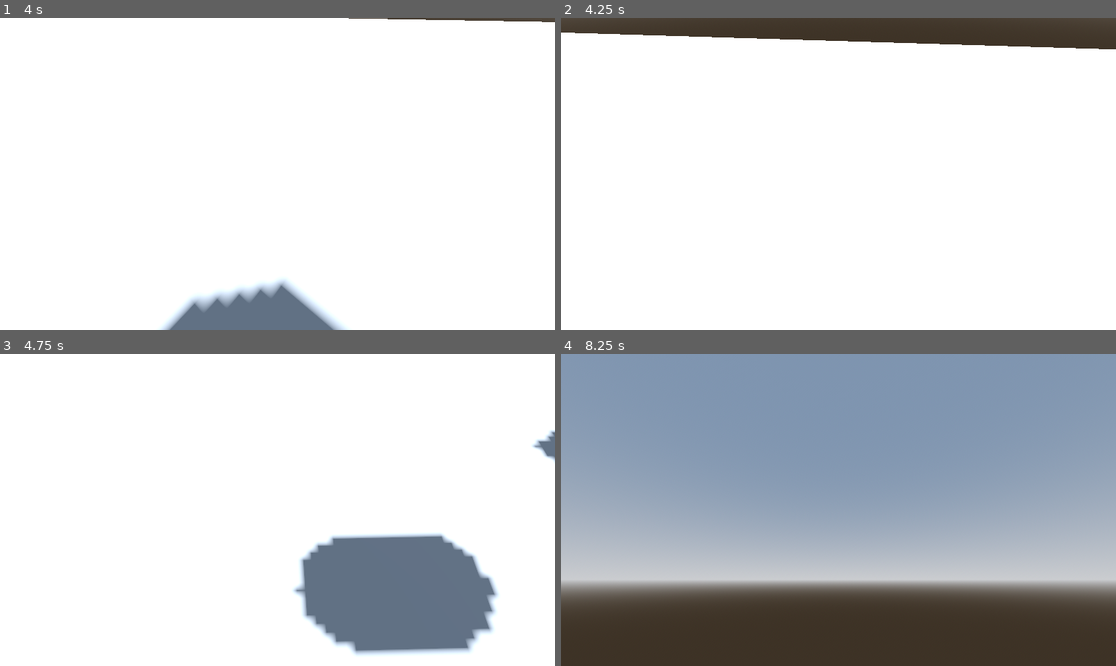
Above: before the commit, frames 1-4 (two rows, left to right).
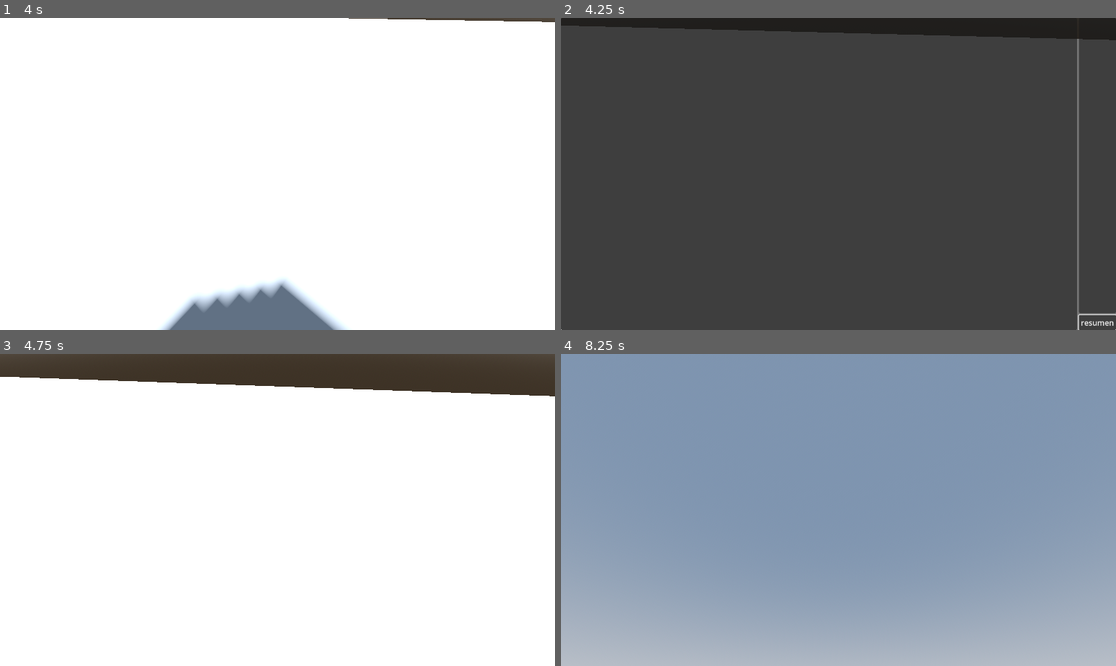
Above: after the commit, the same moments.

Repository: Danie7h/monarca-jam-2025
Game: Godot game, scene res://main.tscn
Same seed, same stepped clock (60 frames per second), same inputs: the game is played once before the commit and once after it.
Inputs (mouse positions are in pixels of both pictures, inside the frame that each line leads up to):
- Up to frame 1 (4 s): tap Enter (ui_accept) at 0.5, 0.6, 0.77, 1.07, 1.25, 1.35, 1.52, 1.82, 2, 2.1, 2.85, 3.02, 3.32, 3.6, 3.77 s; move the mouse to (399, 158) at 0.52 s; hold Right (ui_right) 0.53-1.28 s; click (399, 158) at 0.67 s; move the mouse to (166, 189) at 1.27 s; hold Down (ui_down) 1.28-2.03 s; click (166, 189) at 1.42 s; move the mouse to (333, 105) at 2.02 s; hold Right (ui_right) 2.03-2.78 s; click (333, 105) at 2.17 s; move the mouse to (271, 180) at 2.77 s; hold Up (ui_up) from 2.78 s (still down); click (271, 180) at 2.92 s; move the mouse to (316, 177) at 3.52 s; click (316, 177) at 3.67 s
- Up to frame 2 (4.25 s): keep holding Up (ui_up); tap Enter (ui_accept) at 4.07 s; tap Escape (ui_cancel) at 4.15 s
- Up to frame 3 (4.75 s): release Up (ui_up) at 4.25 s; click (538, 659) at 4.25 s, where only the run after the commit has a clickable "resumen"
- Up to frame 4 (8.25 s): move the mouse to (794, 506) at 5.02 s; hold Up (ui_up) 5.03-6.53 s; tap Enter (ui_accept) at 5.1, 5.27, 5.57, 5.85, 6.6, 6.77, 7.07, 7.35, 7.52, 7.82, 8, 8.1 s; click (794, 506) at 5.17 s; move the mouse to (844, 510) at 5.77 s; click (844, 510) at 5.92 s; move the mouse to (816, 503) at 6.52 s; hold Right (ui_right) 6.53-7.28 s; click (816, 503) at 6.67 s; move the mouse to (866, 510) at 7.27 s; hold Up (ui_up) from 7.28 s (still down); click (866, 510) at 7.42 s; move the mouse to (810, 510) at 8.02 s; click (810, 510) at 8.17 s

Frame 1 is identical in both runs. In frame 2, 97% of the frame differs, in the area x 0-100%, y 0-100%; in frame 3, 22%; in frame 4, 48%.

Commit message:
Add screen pause

Diff:
--- /dev/null
+++ b/autoloads/levels.gd
@@ -0,0 +1,6 @@
+extends Node
+
+signal listen_paused(value: bool)
+
+func toogle_pause(value: bool) -> void:
+	listen_paused.emit(value)
--- a/characters/player/player.gd
+++ b/characters/player/player.gd
@@ -1,38 +1,73 @@
 extends CharacterBody3D
 
-@export var SPEED = 5.0
-@export var JUMP_VELOCITY = 4.5
-@export var SENSITIVITY_GAZE = 0.025
+@export_group("Movement Settings")
+@export var SPEED: float = 5.0
+@export var JUMP_VELOCITY: float = 4.5
 
-@onready var head = $Head
-@onready var camera = $Head/Camera3D
+@export_group("Look Settings")
+@export_range(0.001, 0.01, 0.001) var MOUSE_SENSITIVITY: float = 0.005
+@export_range(1.0, 5.0, 0.1) var CONTROLLER_SENSITIVITY: float = 3.0
 
-var gravity = ProjectSettings.get_setting("physics/3d/default_gravity")
+const MIN_PITCH_RAD: float = -1.2
+const MAX_PITCH_RAD: float = 1.2
 
-func _ready():
+@onready var head: Node3D = $Head
+@onready var camera: Camera3D = $Head/Camera3D
+
+var is_paused := false
+
+var _gravity: float = ProjectSettings.get_setting("physics/3d/default_gravity")
+
+
+func _ready() -> void:
 	Input.set_mouse_mode(Input.MOUSE_MODE_CAPTURED)
+	LEVELS.listen_paused.connect(func(value: bool) -> void: is_paused = value)
 
-func _unhandled_input(event):
-	if event is InputEventMouseButton and event.button_index == MOUSE_BUTTON_LEFT and Input.get_mouse_mode() == Input.MOUSE_MODE_VISIBLE:
-		Input.set_mouse_mode(Input.MOUSE_MODE_CAPTURED)
-	if event is InputEventMouseMotion:
-		head.rotate_y(-event.relative.x * 0.005)
-		camera.rotate_x(-event.relative.y * 0.005)
-		camera.rotation.x = clamp(camera.rotation.x, -1.2, 1.2)
+
+func _unhandled_input(event: InputEvent) -> void:
+
+	if event is InputEventMouseMotion and Input.get_mouse_mode() == Input.MOUSE_MODE_CAPTURED:
+		var mouse_motion: Vector2 = Vector2(event.relative.x, event.relative.y)
+		_apply_look_rotation(Vector2(-mouse_motion.x, -mouse_motion.y) * MOUSE_SENSITIVITY)
+
+
 	if Input.is_action_just_pressed("ui_cancel"):
 		Input.set_mouse_mode(Input.MOUSE_MODE_VISIBLE)
+	elif event is InputEventMouseButton and event.button_index == MOUSE_BUTTON_LEFT and Input.get_mouse_mode() == Input.MOUSE_MODE_VISIBLE:
+		Input.set_mouse_mode(Input.MOUSE_MODE_CAPTURED)
 
 
+func _physics_process(delta: float) -> void:
+	if not is_paused:
+		_apply_gravity(delta)
+		_handle_jump()
+		_handle_controller_look(delta)
 
-func _physics_process(delta):
+		var input_direction: Vector2 = Input.get_vector("ui_left", "ui_right", "ui_up", "ui_down")
+		_handle_movement(input_direction)
+
+		move_and_slide()
+
+
+func _apply_gravity(delta: float) -> void:
 	if not is_on_floor():
-		velocity.y -= gravity * delta
+		velocity.y -= _gravity * delta
 
+
+func _handle_jump() -> void:
 	if Input.is_action_just_pressed("ui_accept") and is_on_floor():
 		velocity.y = JUMP_VELOCITY
 
-	var input_dir = Input.get_vector("ui_left", "ui_right", "ui_up", "ui_down")
-	var direction = (head.transform.basis * Vector3(input_dir.x, 0, input_dir.y)).normalized()
+
+func _handle_controller_look(delta: float) -> void:
+	var look_input: Vector2 = Input.get_vector("ui_right_2", "ui_left_2", "ui_up_2", "ui_down_2")
+	if look_input.length_squared() > 0:
+		_apply_look_rotation(look_input * CONTROLLER_SENSITIVITY * delta)
+
+
+func _handle_movement(input_dir: Vector2) -> void:
+	var direction: Vector3 = (head.transform.basis * Vector3(input_dir.x, 0, input_dir.y)).normalized()
+
 	if direction:
 		velocity.x = direction.x * SPEED
 		velocity.z = direction.z * SPEED
@@ -40,10 +75,9 @@
 		velocity.x = move_toward(velocity.x, 0, SPEED)
 		velocity.z = move_toward(velocity.z, 0, SPEED)
 
-	var input_vision = Input.get_vector("ui_right_2", "ui_left_2", "ui_up_2", "ui_down_2")
-	if input_vision:
-		head.rotation.y += input_vision.x * SENSITIVITY_GAZE
-		camera.rotation.x += input_vision.y * SENSITIVITY_GAZE
-		camera.rotation.x = clamp(camera.rotation.x, -1.2, 1.2)
 
-	move_and_slide()
+func _apply_look_rotation(rotation_delta: Vector2) -> void:
+	head.rotate_y(rotation_delta.x)
+
+	camera.rotate_x(rotation_delta.y)
+	camera.rotation.x = clamp(camera.rotation.x, MIN_PITCH_RAD, MAX_PITCH_RAD)
--- /dev/null
+++ b/levels/level.gd
@@ -0,0 +1,16 @@
+extends Node3D
+class_name Level3D
+
+@onready var screen_pause = preload("res://ui/pause.tscn").instantiate()
+var is_paused := false
+
+func _ready() -> void:
+	screen_pause.visible = is_paused
+	add_child(screen_pause)
+	LEVELS.listen_paused.connect(func (value: bool) -> void: screen_pause.visible = value)
+
+
+func _process(delta: float) -> void:
+	if Input.is_action_just_pressed("ui_pause"):
+		is_paused = !is_paused
+		LEVELS.toogle_pause(is_paused)
--- a/levels/test/scene.tscn
+++ b/levels/test/scene.tscn
@@ -1,6 +1,7 @@
-[gd_scene load_steps=8 format=3 uid="uid://8nvof4qxryt2"]
+[gd_scene load_steps=9 format=3 uid="uid://8nvof4qxryt2"]
 
 [ext_resource type="PackedScene" uid="uid://btf4twiv287ip" path="res://characters/player/player.tscn" id="1_2vhvd"]
+[ext_resource type="Script" uid="uid://dk8o404cgmpr7" path="res://levels/level.gd" id="1_etmhd"]
 
 [sub_resource type="ProceduralSkyMaterial" id="ProceduralSkyMaterial_2vhvd"]
 sky_horizon_color = Color(0.66224277, 0.6717428, 0.6867428, 1)
@@ -21,7 +22,9 @@
 
 [sub_resource type="BoxMesh" id="BoxMesh_2vhvd"]
 
-[node name="Scene" type="Node3D"]
+[node name="Level3D" type="Node3D"]
+script = ExtResource("1_etmhd")
+metadata/_custom_type_script = "uid://dk8o404cgmpr7"
 
 [node name="WorldEnvironment" type="WorldEnvironment" parent="."]
 environment = SubResource("Environment_7xx5m")
--- a/project.godot
+++ b/project.godot
@@ -14,6 +14,10 @@
 run/main_scene="uid://ckpsklp77kon1"
 config/features=PackedStringArray("4.5", "GL Compatibility")
 config/icon="res://icon.svg"
+
+[autoload]
+
+LEVELS="*res://autoloads/levels.gd"
 
 [input]
 
@@ -82,6 +86,12 @@
 "events": [Object(InputEventJoypadMotion,"resource_local_to_scene":false,"resource_name":"","device":-1,"axis":2,"axis_value":1.0,"script":null)
 ]
 }
+ui_pause={
+"deadzone": 0.2,
+"events": [Object(InputEventJoypadButton,"resource_local_to_scene":false,"resource_name":"","device":-1,"button_index":6,"pressure":0.0,"pressed":true,"script":null)
+, Object(InputEventKey,"resource_local_to_scene":false,"resource_name":"","device":-1,"window_id":0,"alt_pressed":false,"shift_pressed":false,"ctrl_pressed":false,"meta_pressed":false,"pressed":false,"keycode":0,"physical_keycode":4194305,"key_label":0,"unicode":0,"location":0,"echo":false,"script":null)
+]
+}
 
 [rendering]
 
--- a/ui/menu.gd
+++ b/ui/menu.gd
@@ -1,28 +1,10 @@
 extends Control
 
 @onready var start := %Start
-@onready var options := $PanelContainer/VBoxContainer
 var option_focus := 0
 
 func _ready() -> void:
 	start.connect("button_down", _start)
 
-func _process(delta: float) -> void:
-	gamepad()
-
-func gamepad() -> void:
-	if Input.is_action_just_pressed("ui_up"):
-		option_focus -= 1
-	if Input.is_action_just_pressed("ui_down"):
-		option_focus += 1
-	if option_focus >= len(options.get_children()):
-		option_focus = 0
-	if option_focus < 0:
-		option_focus = len(options.get_children()) -1
-	(options.get_child(option_focus) as Button).grab_focus()
-
-	if Input.is_action_just_pressed("ui_accept"):
-		(options.get_child(option_focus) as Button).pressed
-
 func _start() -> void:
 	get_tree().change_scene_to_file('res://levels/test/scene.tscn')
--- a/ui/menu.tscn
+++ b/ui/menu.tscn
@@ -1,6 +1,7 @@
-[gd_scene load_steps=3 format=3 uid="uid://8o1a4pglcsx6"]
+[gd_scene load_steps=4 format=3 uid="uid://8o1a4pglcsx6"]
 
 [ext_resource type="Script" uid="uid://ucdksh2hp6hy" path="res://ui/menu.gd" id="1_bwjgb"]
+[ext_resource type="PackedScene" uid="uid://xxmlv1a104va" path="res://ui/panel_menu.tscn" id="2_udkah"]
 
 [sub_resource type="StyleBoxFlat" id="StyleBoxFlat_qxhxg"]
 content_margin_left = 50.0
@@ -27,22 +28,20 @@
 grow_vertical = 2
 theme_override_styles/panel = SubResource("StyleBoxFlat_qxhxg")
 
-[node name="VBoxContainer" type="VBoxContainer" parent="PanelContainer"]
+[node name="PanelMenu" parent="PanelContainer" instance=ExtResource("2_udkah")]
 layout_mode = 2
-theme_override_constants/separation = 8
-alignment = 2
 
-[node name="Start" type="Button" parent="PanelContainer/VBoxContainer"]
+[node name="Start" type="Button" parent="PanelContainer/PanelMenu"]
 unique_name_in_owner = true
 layout_mode = 2
 text = "Play"
 
-[node name="Creditos" type="Button" parent="PanelContainer/VBoxContainer"]
+[node name="Creditos" type="Button" parent="PanelContainer/PanelMenu"]
 unique_name_in_owner = true
 layout_mode = 2
 text = "Cedits"
 
-[node name="End" type="Button" parent="PanelContainer/VBoxContainer"]
+[node name="End" type="Button" parent="PanelContainer/PanelMenu"]
 unique_name_in_owner = true
 layout_mode = 2
 text = "End"
--- /dev/null
+++ b/ui/panel_menu.gd
@@ -0,0 +1,27 @@
+extends BoxContainer
+class_name PanelMenu
+
+@onready var resumen := %Resumen
+
+var option_focus := 0
+
+#func _ready() -> void:
+	#resumen.connect("button_down", func () -> void: LEVELS.toogle_pause(false))
+
+
+func _process(delta: float) -> void:
+	gamepad()
+
+func gamepad() -> void:
+	if Input.is_action_just_pressed("ui_up"):
+		option_focus -= 1
+	if Input.is_action_just_pressed("ui_down"):
+		option_focus += 1
+	if option_focus >= len(get_children()):
+		option_focus = 0
+	if option_focus < 0:
+		option_focus = len(get_children()) -1
+	(get_child(option_focus) as Button).grab_focus()
+
+	if Input.is_action_just_pressed("ui_accept"):
+		(get_child(option_focus) as Button).pressed
--- /dev/null
+++ b/ui/panel_menu.tscn
@@ -0,0 +1,13 @@
+[gd_scene load_steps=2 format=3 uid="uid://xxmlv1a104va"]
+
+[ext_resource type="Script" uid="uid://de2vfrfxsh6h" path="res://ui/panel_menu.gd" id="1_k31o4"]
+
+[node name="PanelMenu" type="BoxContainer"]
+anchors_preset = 15
+anchor_right = 1.0
+anchor_bottom = 1.0
+grow_horizontal = 2
+grow_vertical = 2
+alignment = 2
+vertical = true
+script = ExtResource("1_k31o4")
--- /dev/null
+++ b/ui/pause.gd
@@ -0,0 +1,8 @@
+extends Control
+
+@onready var resumen := %Resumen
+
+func _ready() -> void:
+	resumen.connect("button_down", func () -> void:
+		LEVELS.toogle_pause(false)
+	)
--- /dev/null
+++ b/ui/pause.tscn
@@ -0,0 +1,46 @@
+[gd_scene load_steps=3 format=3 uid="uid://bg0iqe4pla7fa"]
+
+[ext_resource type="Script" uid="uid://de2vfrfxsh6h" path="res://ui/panel_menu.gd" id="1_5awou"]
+[ext_resource type="Script" uid="uid://dl66mm0enotds" path="res://ui/pause.gd" id="1_8aaw5"]
+
+[node name="Pause" type="Control"]
+layout_mode = 3
+anchors_preset = 15
+anchor_right = 1.0
+anchor_bottom = 1.0
+grow_horizontal = 2
+grow_vertical = 2
+script = ExtResource("1_8aaw5")
+
+[node name="PanelContainer" type="PanelContainer" parent="."]
+layout_mode = 1
+anchors_preset = 15
+anchor_right = 1.0
+anchor_bottom = 1.0
+grow_horizontal = 2
+grow_vertical = 2
+
+[node name="BoxContainer" type="BoxContainer" parent="PanelContainer"]
+layout_mode = 2
+
+[node name="Panel" type="Panel" parent="PanelContainer/BoxContainer"]
+layout_mode = 2
+size_flags_horizontal = 3
+
+[node name="BoxContainer" type="BoxContainer" parent="PanelContainer/BoxContainer"]
+layout_mode = 2
+vertical = true
+
+[node name="PanelContainer" type="PanelContainer" parent="PanelContainer/BoxContainer/BoxContainer"]
+layout_mode = 2
+size_flags_vertical = 3
+
+[node name="PanelMenu" type="BoxContainer" parent="PanelContainer/BoxContainer/BoxContainer"]
+layout_mode = 2
+script = ExtResource("1_5awou")
+metadata/_custom_type_script = "uid://de2vfrfxsh6h"
+
+[node name="Resumen" type="Button" parent="PanelContainer/BoxContainer/BoxContainer/PanelMenu"]
+unique_name_in_owner = true
+layout_mode = 2
+text = "resumen"
Not shown, added: autoloads/levels.gd.uid
Not shown, added: levels/level.gd.uid
Not shown, added: ui/panel_menu.gd.uid
Not shown, added: ui/pause.gd.uid
